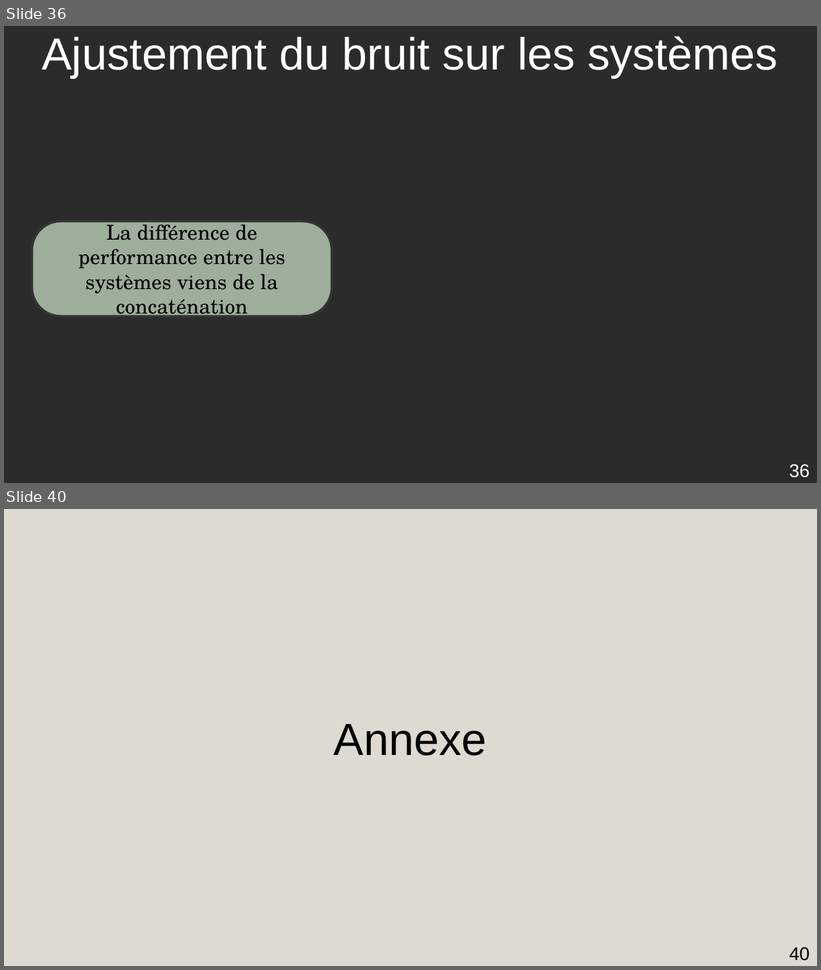
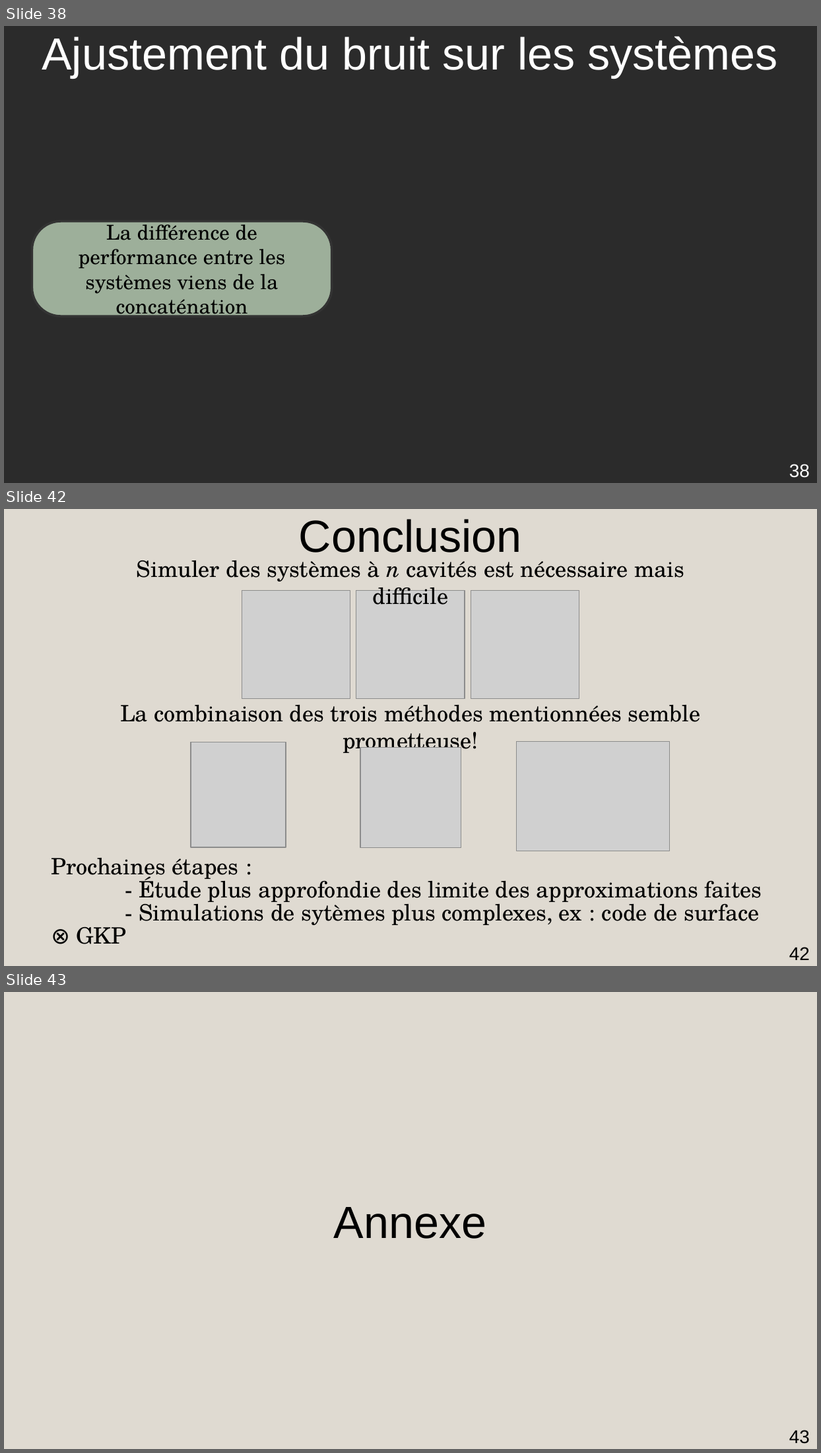
Before and after one commit to AmdaU/presentations, a slide deck: Seminaire/Seminaire.odp. Shown one above the other, each under a label of ours: slides 36 and 40 before the commit, slides 38, 42 and 43 after it; the slides between them are not shown. The pictures are 821x970 and 821x1453 pixels, drawn with LibreOffice and Linux fonts; fonts in the diff are those of the drawing; grey boxes stand for pictures; background and template pictures are left out; a plain dark background stands for a picture behind light text. Boxes give left, top, right and bottom in pixels: in the first picture for what was removed or moved away, otherwise in the second. Text is boxed around its words. In the diff, an @@ line names an element or a change of style, - is before the commit and + after.

```diff
--- a/Seminaire/Seminaire.odp
+++ b/Seminaire/Seminaire.odp
@@ slide 42 added at [4, 509, 817, 966], background #DFDAD1 @@
@@ title added at [299, 519, 522, 553], 44 pt, text #000000 @@
+Conclusion
@@ title added at [137, 560, 684, 605], 22 pt, text #000000 @@
+Simuler des systèmes à n cavités est nécessaire mais difficile
@@ picture added at [242, 591, 350, 699] @@
@@ picture added at [356, 591, 465, 699] @@
@@ picture added at [471, 591, 580, 699] @@
@@ title added at [120, 705, 701, 756], 22 pt, text #000000 @@
+La combinaison des trois méthodes mentionnées semble prometteuse!
@@ picture added at [191, 742, 286, 848] @@
@@ picture added at [517, 742, 669, 852] @@
@@ picture added at [360, 748, 461, 848] @@
@@ title added at [51, 858, 762, 945], 22 pt, text #000000 @@
+Prochaines étapes :
+- Étude plus approfondie des limite des approximations faites
+- Simulations de sytèmes plus complexes, ex : code de surface ⊗ GKP
@@ page number added at [789, 947, 810, 960], 18 pt, text #000000 @@
+42
@@ what was slide 36 is now slide 38 @@
@@ page number at [789, 464, 810, 478]: text changed @@
-36
+38
@@ what was slide 40 is now slide 43 @@
@@ page number at [789, 1430, 810, 1444]: text changed @@
-40
+43
```
Also in this commit, not shown: 5 slides changed, 4 other slides added, 17 other files.
